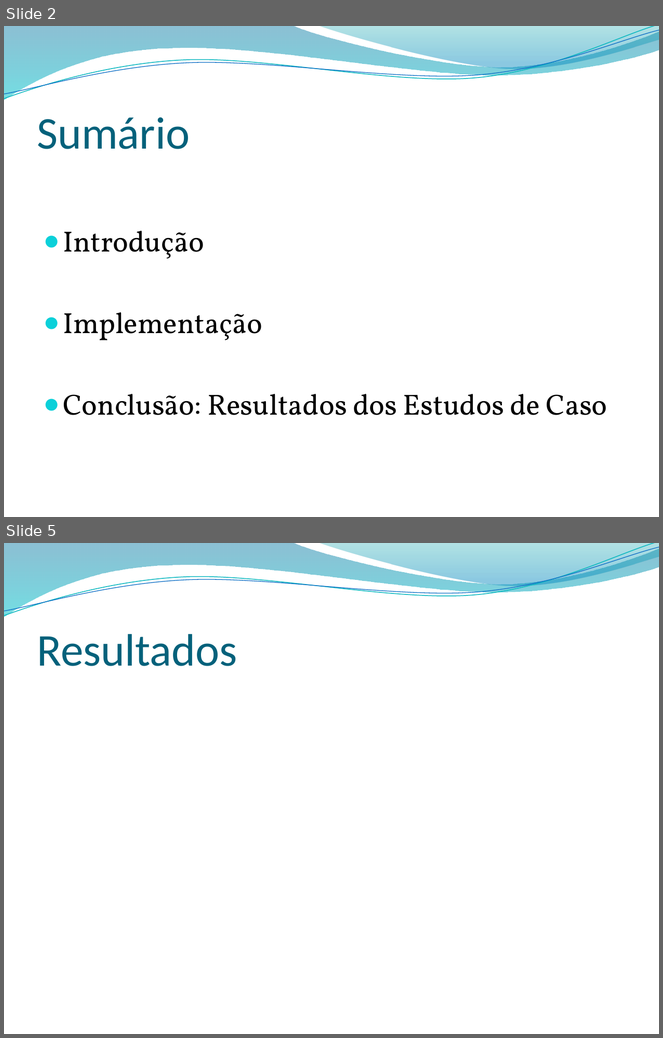
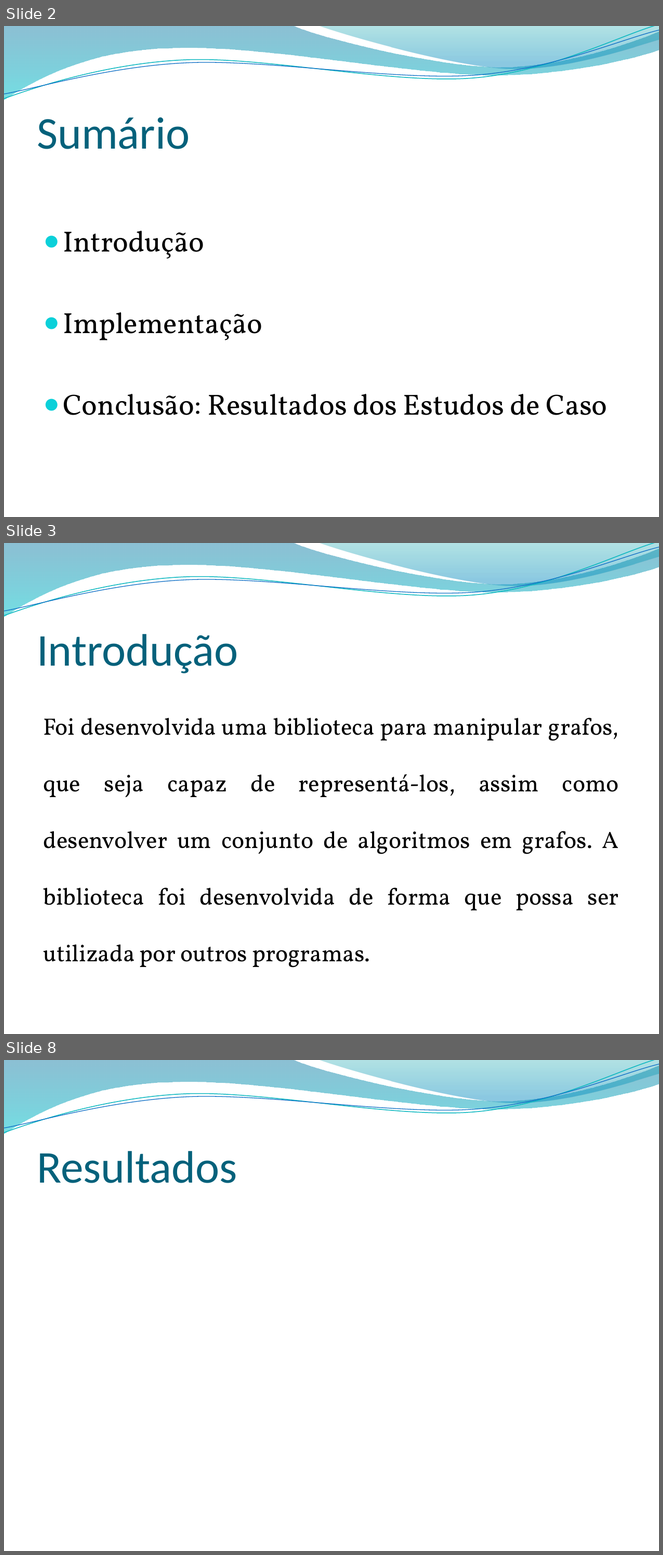
Before and after one commit to jonathanaugusto/grafos2011, a slide deck: apresentacao.pptx. Shown one above the other, each under a label of ours: slides 2 and 5 before the commit, slides 2, 3 and 8 after it; the slides between them are not shown. The pictures are 663x1038 and 663x1555 pixels, drawn with LibreOffice and Linux fonts; fonts in the diff are those of the drawing; background and template pictures are left out. Boxes give left, top, right and bottom in pixels: in the first picture for what was removed or moved away, otherwise in the second. Text is boxed around its words. In the diff, an @@ line names an element or a change of style, - is before the commit and + after.

```diff
--- a/apresentacao.pptx
+++ b/apresentacao.pptx
@@ slide 3 added at (4,543,659,1034), background picture (left out); not listed: 4 template elements that a slide beside it also shows @@
@@ title added at (37,634,239,674), 50 pt, text #04617B @@
+Introdução
@@ text added at (43,718,619,968), 26 pt, text #000000 @@
+Foi desenvolvida uma biblioteca para manipular grafos, que seja capaz de representá-los, assim como desenvolver um conjunto de algoritmos em grafos. A biblioteca foi desenvolvida de forma que possa ser utilizada por outros programas.
@@ what was slide 5 is now slide 8 @@
```
Also in this commit, not shown: 4 other slides added, 2 slides removed.
